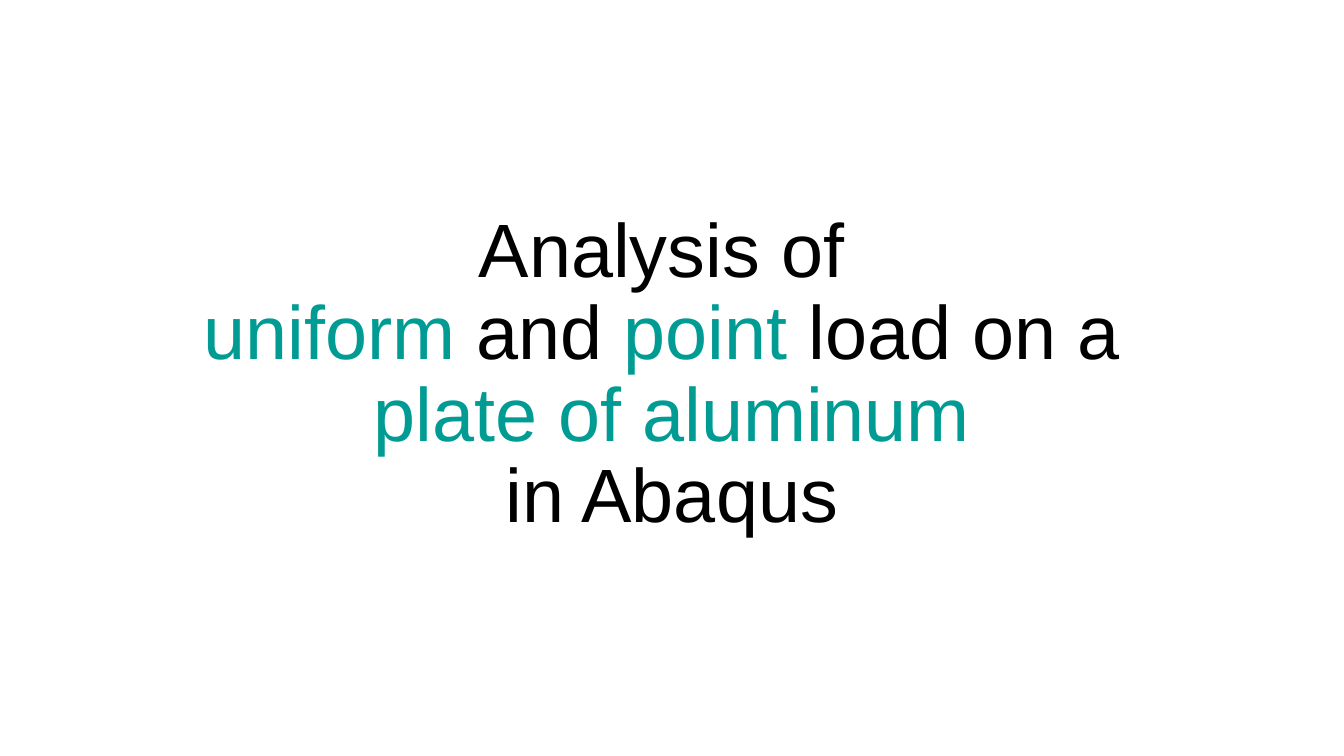
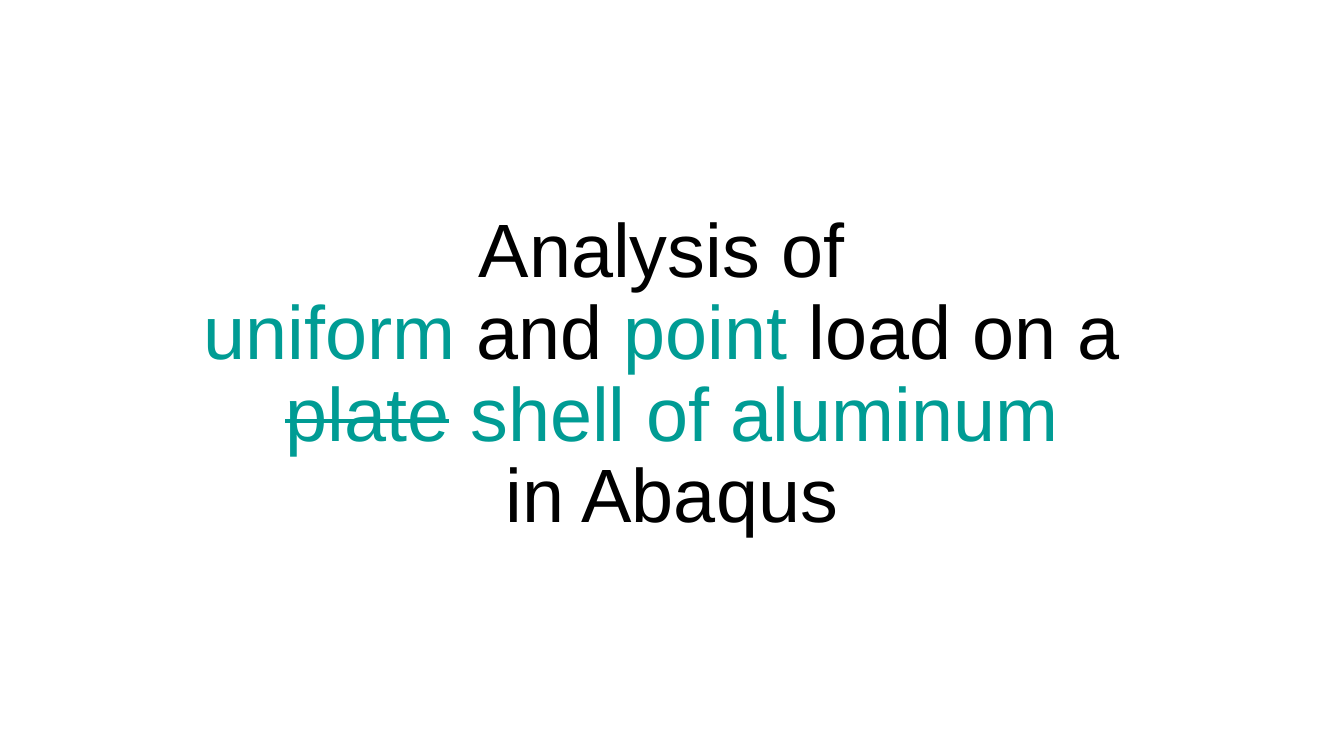
Before and after one commit to sigurdhum/ELEMENT_METHOD, a slide deck: slide 2 of presentation/elementMethod_EXAM_PP.pptx. Drawn at 1344x756 pixels with LibreOffice and Linux fonts; fonts in the diff are those of the drawing. Boxes give left, top, right and bottom in pixels: in the first picture for what was removed or moved away, otherwise in the second. Text is boxed around its words. In the diff, an @@ line names an element or a change of style, - is before the commit and + after.

```diff
--- a/presentation/elementMethod_EXAM_PP.pptx
+++ b/presentation/elementMethod_EXAM_PP.pptx
@@ title at <box>203,222,1119,536</box>: text changed; text colour #000000 to #009C94 @@
-Analysis of
-uniform and point load on a
-plate of aluminum
-in Abaqus
+Analysis of
+uniform and point load on a
+plate shell of aluminum
+in Abaqus
```
Also in this commit, not shown: 2 other slides changed, 12 other files.
